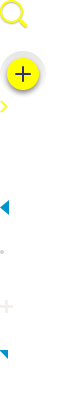
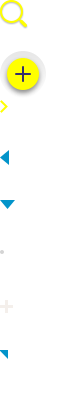
Comparing the layer stacks of the two 65x400 images. Changes:
added layer "Rectangle 5" (1st of 2) above "Rectangle 5" over (0, 150, 9, 165)
painted on "Rectangle 5" (2nd of 2) over (0, 200, 15, 215)
